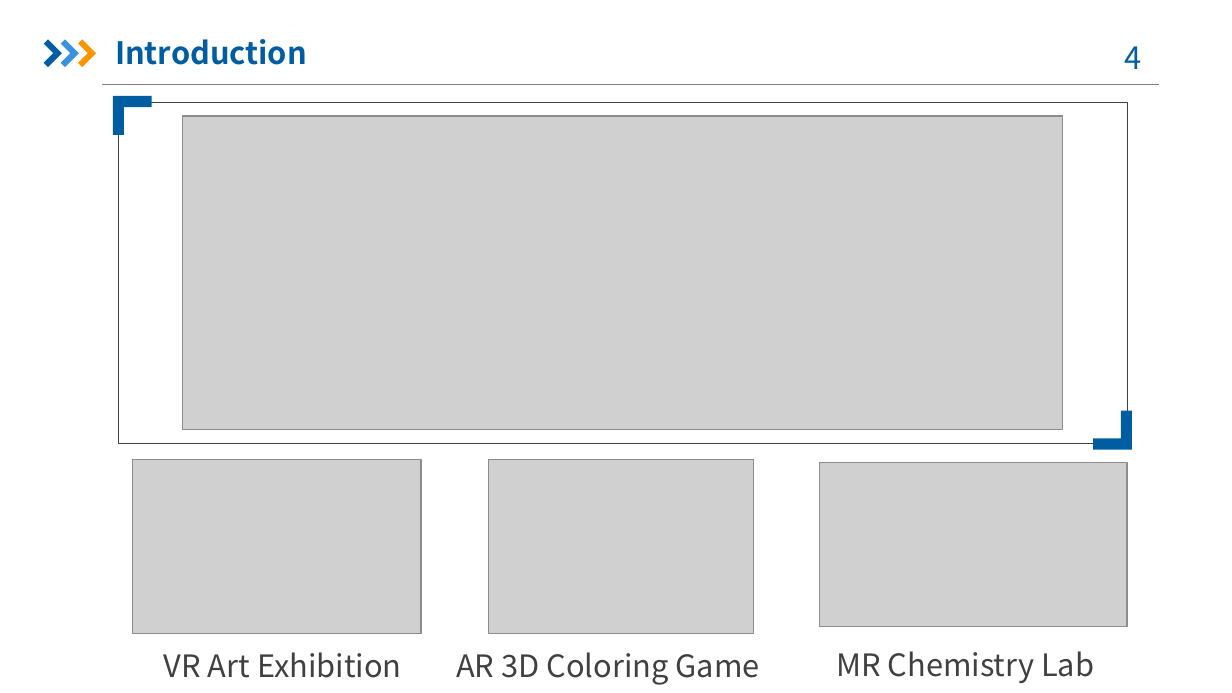
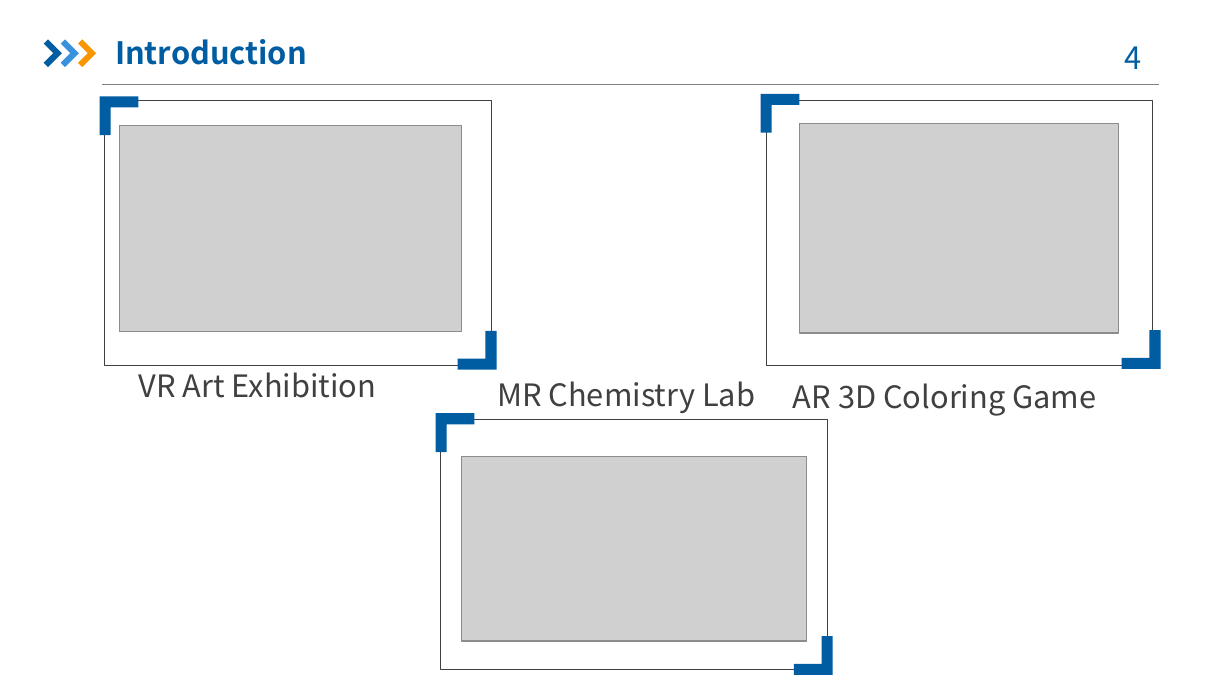
Before and after one commit to duanxiaoyun/PhD-thesis-, a slide deck: slide 4 of 0529-Development and Evaluation of Mixed Reality Educational Applications.pptx. Drawn at 1232x693 pixels with LibreOffice and Linux fonts; fonts in the diff are those of the drawing; grey boxes stand for pictures; background and template pictures are left out. Boxes give left, top, right and bottom in pixels: in the first picture for what was removed or moved away, otherwise in the second. Text is boxed around its words. In the diff, an @@ line names an element or a change of style, - is before the commit and + after.

```diff
--- a/0529-Development and Evaluation of Mixed Reality Educational Applications.pptx
+++ b/0529-Development and Evaluation of Mixed Reality Educational Applications.pptx
@@ freeform shape: place and size @@
-freeform shape at <box>113,96,152,134</box>
+freeform shape at <box>100,96,138,134</box>
@@ rounded rectangle: place and size @@
-rounded rectangle at <box>118,102,1127,444</box>
+rounded rectangle at <box>105,100,492,366</box>
@@ picture removed at <box>182,116,1062,430</box> @@
@@ freeform shape added at <box>760,94,798,132</box>, fill #005DA2 @@
@@ rounded rectangle added at <box>766,100,1153,366</box>, outline #404040 0.25 pt @@
@@ picture: place and size @@
-picture at <box>132,460,420,633</box>
+picture at <box>120,126,461,331</box>
@@ picture: place and size @@
-picture at <box>489,460,754,633</box>
+picture at <box>800,123,1119,333</box>
@@ freeform shape: place and size @@
-freeform shape at <box>1093,410,1131,448</box>
+freeform shape at <box>458,331,496,370</box>
@@ freeform shape added at <box>1121,330,1159,368</box>, fill #005DA2 @@
@@ text "VR Art Exhibition": place and size @@
-text "VR Art Exhibition" at <box>164,652,402,678</box>
+text "VR Art Exhibition" at <box>139,372,377,398</box>
@@ text "MR Chemistry Lab": place and size @@
-text "MR Chemistry Lab" at <box>836,651,1094,683</box>
+text "MR Chemistry Lab" at <box>497,381,755,413</box>
@@ text "AR 3D Coloring Game": place and size @@
-text "AR 3D Coloring Game" at <box>456,652,760,685</box>
+text "AR 3D Coloring Game" at <box>793,383,1096,416</box>
@@ freeform shape added at <box>436,413,474,451</box>, fill #005DA2 @@
@@ rounded rectangle added at <box>441,419,828,669</box>, outline #404040 0.25 pt @@
@@ picture: place and size @@
-picture at <box>819,462,1126,626</box>
+picture at <box>462,457,807,642</box>
@@ freeform shape added at <box>793,636,832,674</box>, fill #005DA2 @@
```
Also in this commit, not shown: 1 slide added, 4 other files.
